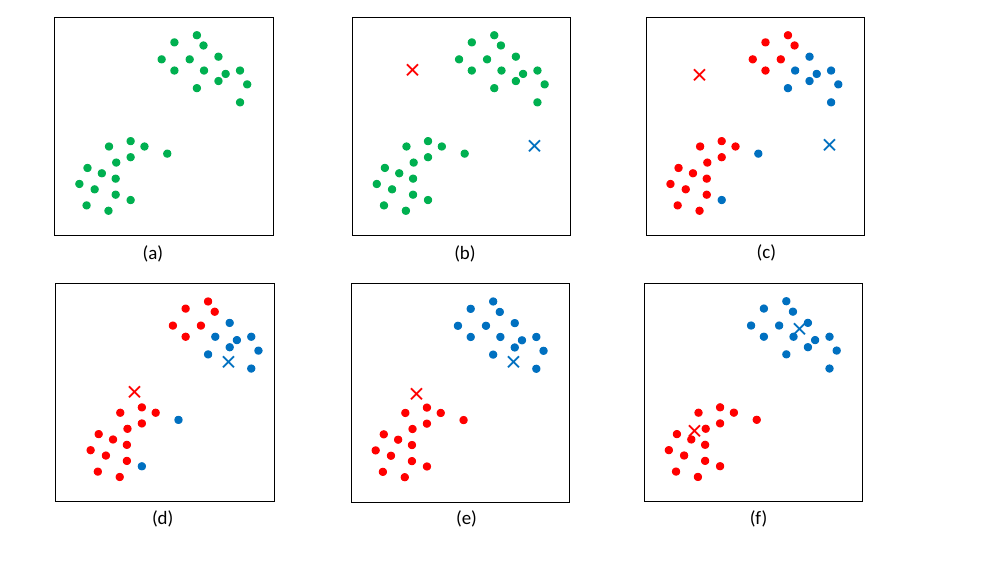
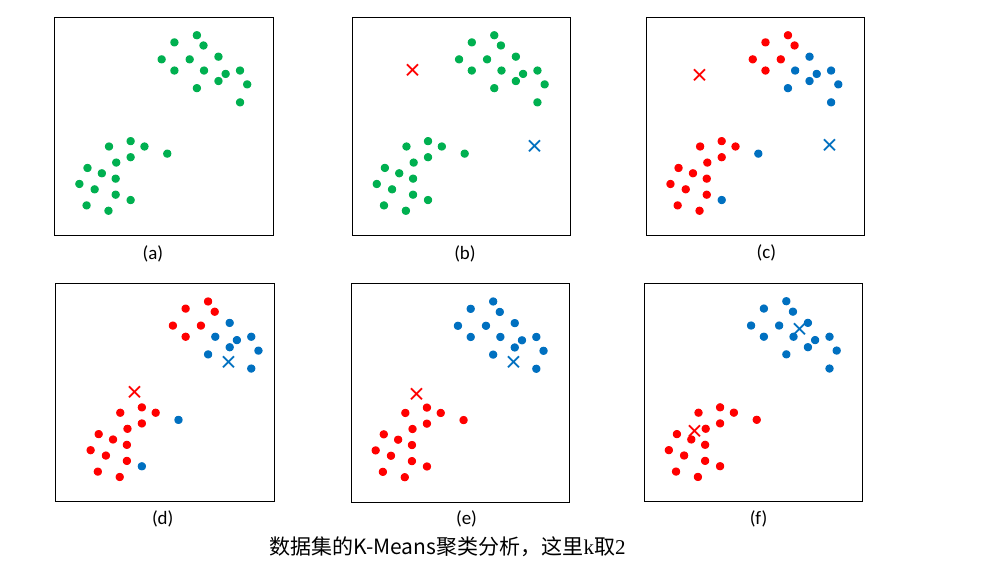
Before and after one commit to shinne/graduation, a slide deck: slide 28 of 毕设论文相关/我的相关/ppt/allPPT.pptx. Drawn at 1008x567 pixels with LibreOffice and Linux fonts; fonts in the diff are those of the drawing. Boxes give left, top, right and bottom in pixels: in the first picture for what was removed or moved away, otherwise in the second. Text is boxed around its words. In the diff, an @@ line names an element or a change of style, - is before the commit and + after.

```diff
--- a/毕设论文相关/我的相关/ppt/allPPT.pptx
+++ b/毕设论文相关/我的相关/ppt/allPPT.pptx
@@ text added at (269,536,626,556), 20 pt, text #000000 @@
+数据集的K-Means聚类分析，这里k取2
```
Also in this commit, not shown: 1 other slide changed, 3 other files.
